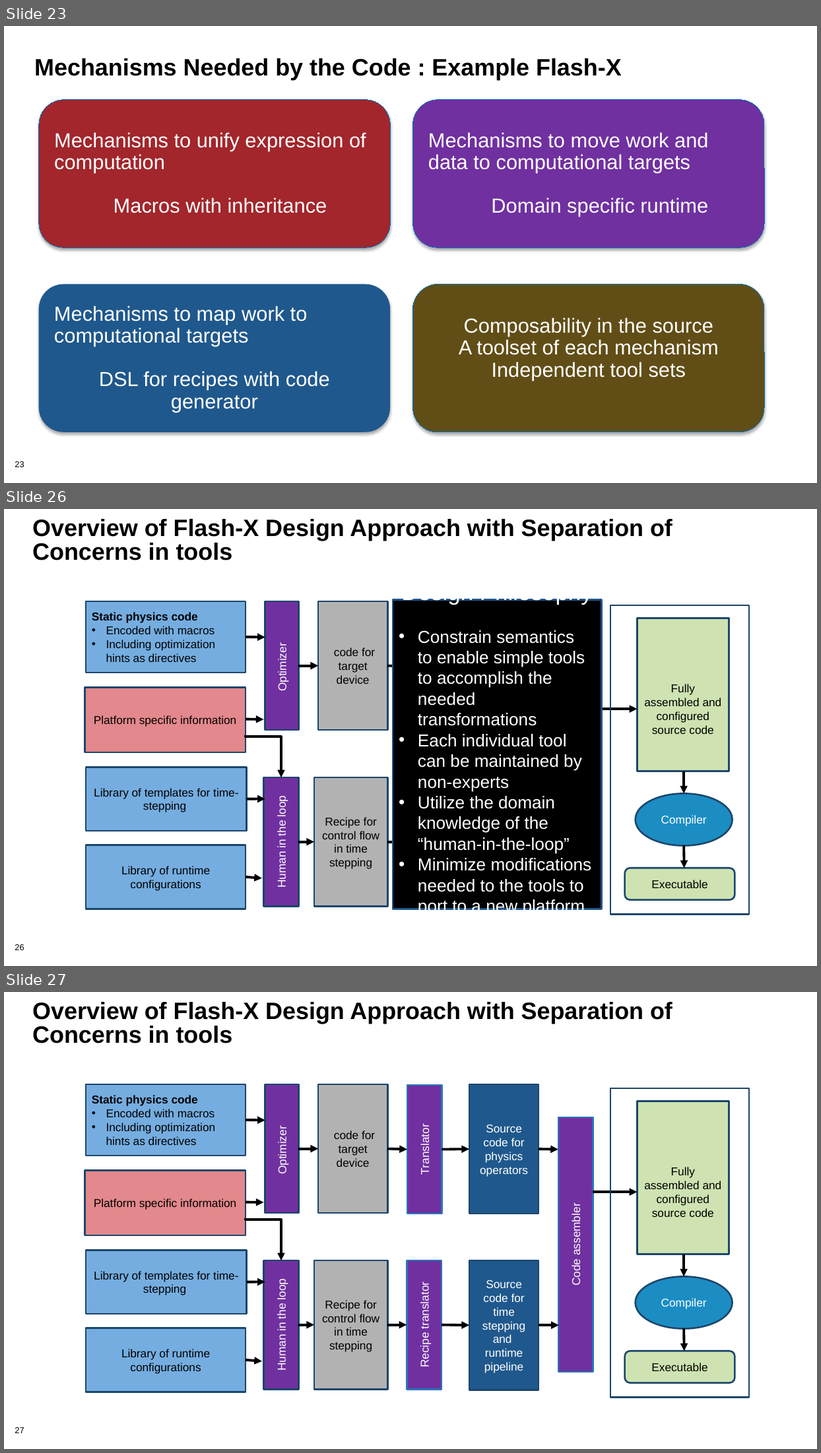
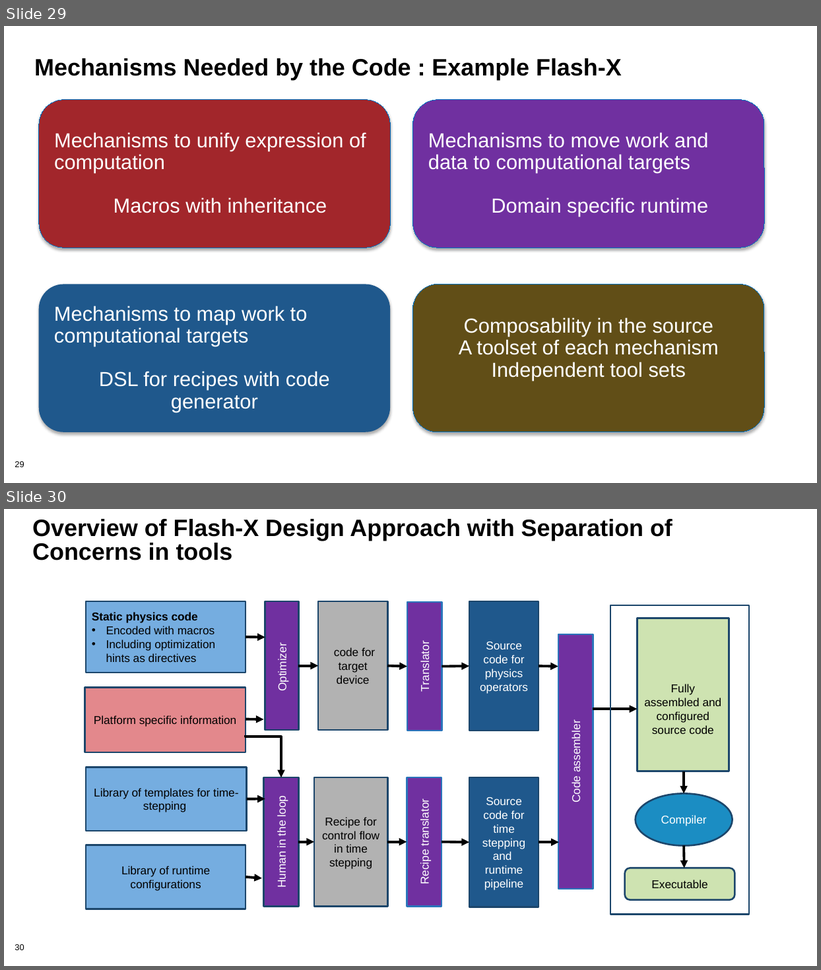
Before and after one commit to bssw-tutorial/presentations, a slide deck: design-a.pptx. Shown one above the other, each under a label of ours: slides 23, 26 and 27 before the commit, slides 29 and 30 after it; the slides between them are not shown. The pictures are 821x1453 and 821x970 pixels, drawn with LibreOffice and Linux fonts; fonts in the diff are those of the drawing; background and template pictures are left out. Boxes give left, top, right and bottom in pixels: in the first picture for what was removed or moved away, otherwise in the second. Text is boxed around its words. In the diff, an @@ line names an element or a change of style, - is before the commit and + after.

Commit message:
update design

```diff
--- a/design-a.pptx
+++ b/design-a.pptx
@@ slide 26 removed at (4, 509, 817, 966), background #FFFFFF; not listed: 1 template element that a slide beside it also shows @@
@@ title removed at (32, 519, 673, 560) @@
-Overview of Flash-X Design Approach with Separation of Concerns in tools
@@ rectangle removed at (393, 600, 601, 909) @@
-Design Philosophy
-• Constrain semantics to enable simple tools to accomplish the needed transformations
-• Each individual tool can be maintained by non-experts
-• Utilize the domain knowledge of the “human-in-the-loop”
-• Minimize modifications needed to the tools to port to a new platform
@@ group removed at (85, 601, 748, 915): 11 texts, 11 arrows, 10 rectangles, 1 freeform shape, 1 ellipse, 1 rounded rectangle @@
-Library of templates for time-stepping
-Optimizer
-code for target device
-Static physics code
-• Encoded with macros
-• Including optimization hints as directives
-Platform specific information
-Recipe for control flow in time
-stepping
-Library of runtime configurations
-Human in the loop
-Fully assembled and configured source code
-Compiler
-Executable
@@ what was slide 23 is now slide 29 @@
@@ page number at (15, 462, 24, 468): text changed @@
-23
+29
@@ what was slide 27 is now slide 30 @@
@@ page number at (15, 945, 24, 951): text changed @@
-27
+30
```
Also in this commit, not shown: 1 slide changed, 8 slides added, 5 other slides removed.
